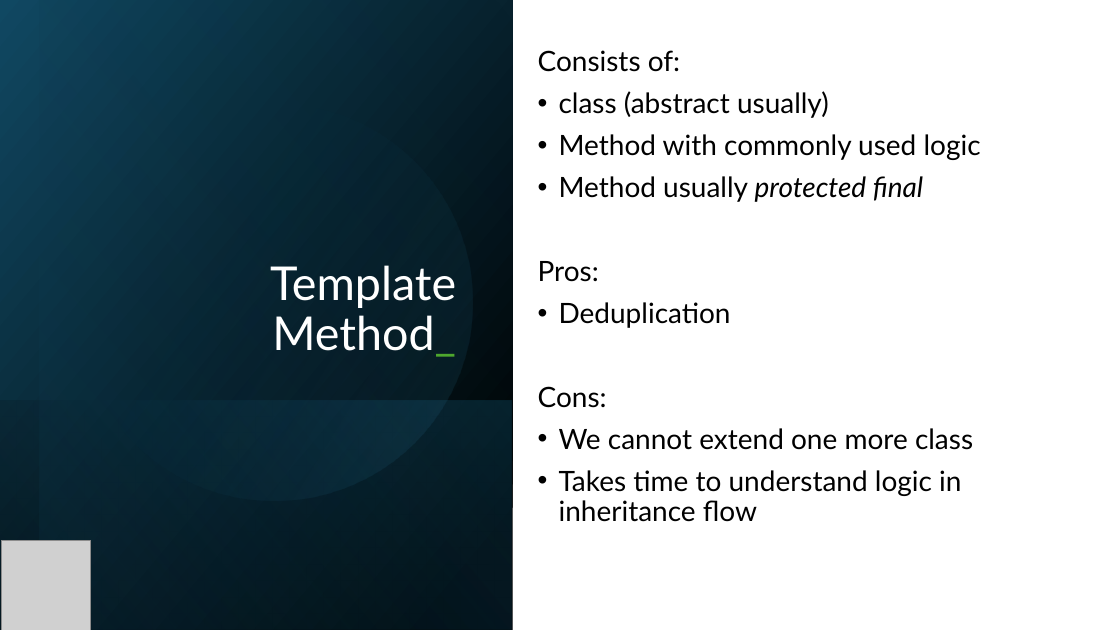
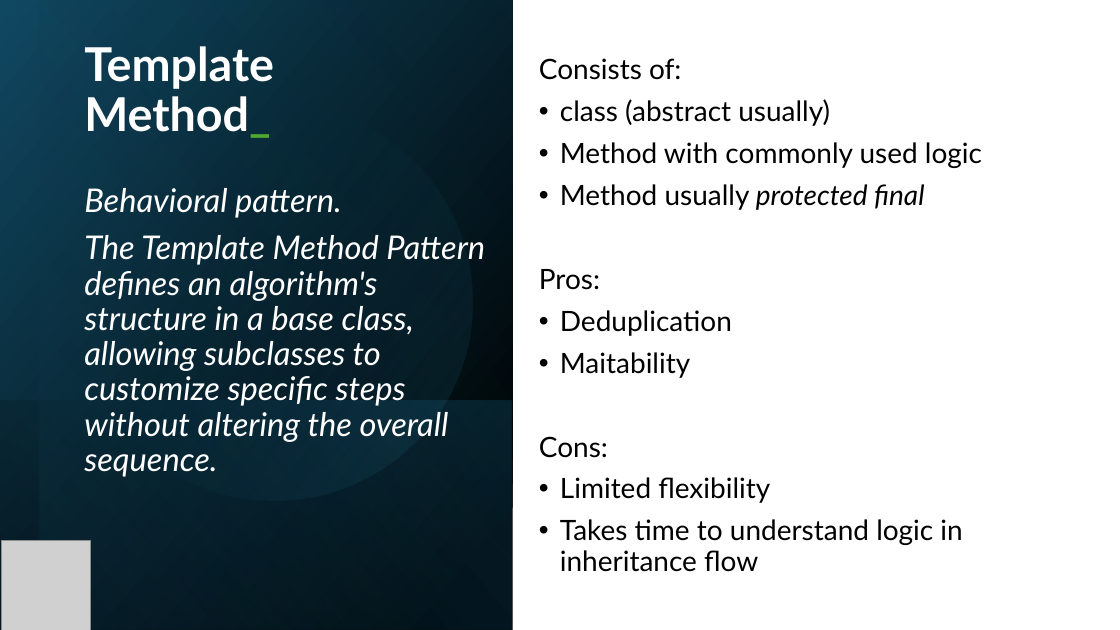
Before and after one commit to khshanovskyi/KT_tasks, a slide deck: slide 6 of src/main/java/gof/strategy/strategy_and_template_method.pptx (slide 4 before the commit). Drawn at 1120x630 pixels with LibreOffice and Linux fonts; fonts in the diff are those of the drawing; grey boxes stand for pictures. Boxes give left, top, right and bottom in pixels: in the first picture for what was removed or moved away, otherwise in the second. Text is boxed around its words. In the diff, an @@ line names an element or a change of style, - is before the commit and + after.

```diff
--- a/src/main/java/gof/strategy/strategy_and_template_method.pptx
+++ b/src/main/java/gof/strategy/strategy_and_template_method.pptx
@@ title "Template Method_" moved from (x1=270, y1=265, x2=456, y2=357) to (x1=84, y1=46, x2=274, y2=138) @@
@@ title "Template Method_" at (x1=84, y1=46, x2=274, y2=138): bold on; alignment right to left @@
@@ text "Consists of:" moved from (x1=538, y1=50, x2=981, y2=522) to (x1=539, y1=58, x2=982, y2=572) @@
@@ text added at (x1=84, y1=188, x2=485, y2=477), 28 pt, text #FFFFFF, italic @@
+Behavioral pattern.
+The Template Method Pattern defines an algorithm's structure in a base class, allowing subclasses to customize specific steps without altering the overall sequence.
@@ text at (x1=560, y1=352, x2=690, y2=378): paragraph added @@
+• Maitability
@@ text at (x1=560, y1=477, x2=770, y2=503): text changed @@
-• We cannot extend one more class
+• Limited flexibility
```
Also in this commit, not shown: 1 other slide changed, 2 slides added.
